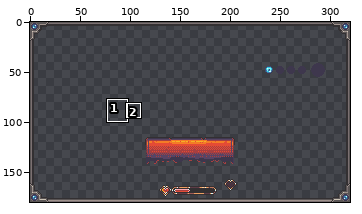
A pixel-art file gets an edit: Assets/Textures/UI/InGame-UI.aseprite. Above, an overview of the earlier version with the close-up marked.
Close-up. Old version:
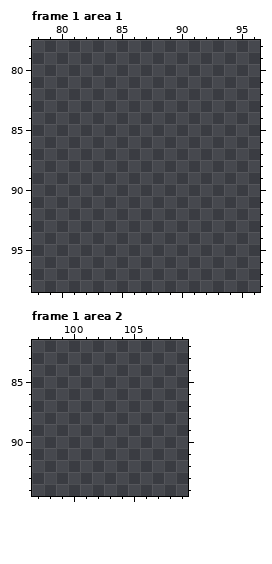
320x180 pixels, 5 frames. Colours within 5 levels of each other are drawn and written as one. Shown: frame 1 area 1: x 78..96, y 78..98; frame 1 area 2: x 97..109, y 82..94. The commit also changed other frames or places, which this record leaves out.
And afterwards:
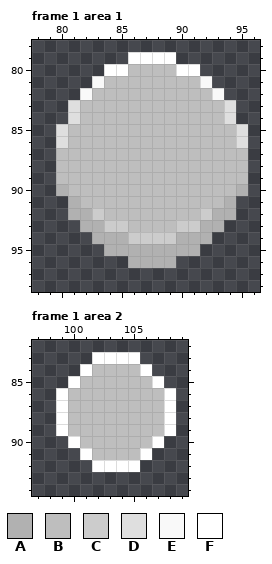
Palette (. is transparent): A #b1b1b1  B #bebebe  C #cccccc  D #dfdfdf  E #f9f9f9  F #ffffff
Change:
layer "CombUI/Old Key Button" added
layer "New Button" added
--- frame 1 area 1, layer "CombUI/Old Key Button"
@@ x 78..96 @@
 78 ...................
-79 ...................
-80 ...................
-81 ...................
-82 ...................
-83 ...................
-84 ...................
-85 ...................
-86 ...................
-87 ...................
-88 ...................
-89 ...................
-90 ...................
-91 ...................
-92 ...................
-93 ...................
-94 ...................
-95 ...................
-96 ...................
+79 ........FFFF.......
+80 ......FFBBBBFF.....
+81 .....EBBBBBBBBE....
+82 ....EBBBBBBBBBBE...
+83 ...DBBBBBBBBBBBBD..
+84 ...DBBBBBBBBBBBBD..
+85 ..DBBBBBBBBBBBBBBD.
+86 ..DBBBBBBBBBBBBBBD.
+87 ..BBBBBBBBBBBBBBBB.
+88 ..BBBBBBBBBBBBBBBB.
+89 ..BBBBBBBBBBBBBBBB.
+90 ..ABBBBBBBBBBBBBBA.
+91 ...ABBBBBBBBBBBBA..
+92 ...AACBBBBBBBBCAA..
+93 ....AACCBBBBCCAA...
+94 .....AAACCCCAAA....
+95 ......AAAAAAAA.....
+96 ........AAAA.......
 97 ...................
--- frame 1 area 2, layer "New Button"
@@ x 97..109 @@
 82 .............
-83 .............
-84 .............
-85 .............
-86 .............
-87 .............
-88 .............
-89 .............
-90 .............
-91 .............
-92 .............
+83 .....FFFF....
+84 ....FBBBBF...
+85 ...FBBBBBBF..
+86 ..FBBBBBBBBF.
+87 ..FBBBBBBBBF.
+88 ..FBBBBBBBBF.
+89 ..FBBBBBBBBF.
+90 ...FBBBBBBF..
+91 ....FBBBBF...
+92 .....FFFF....
 93 .............
